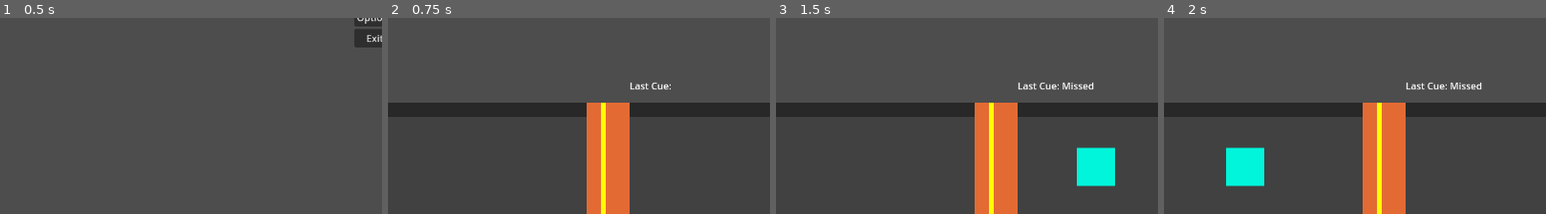
Above: before the commit, frames 1-4 (left to right).
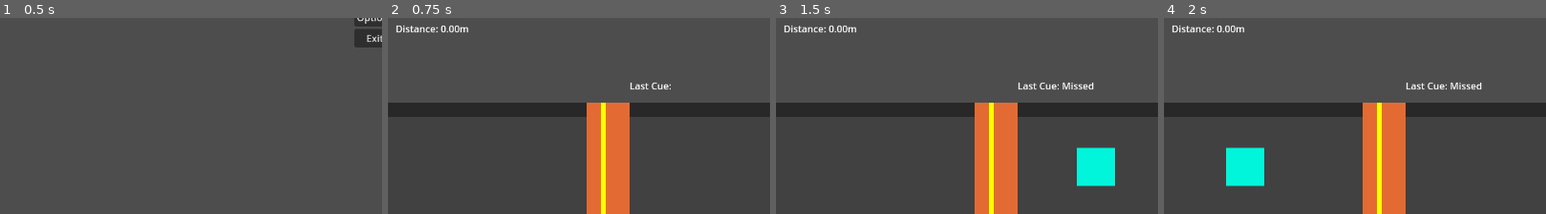
Above: after the commit, the same moments.

Repository: alexgaaranes/GameJam-2024-Entry
Game: Godot game, scene res://scenes/menu.tscn
Same seed, same stepped clock (60 frames per second), same inputs: the game is played once before the commit and once after it.
Inputs:
- Up to frame 1 (0.5 s): no input
- Up to frame 2 (0.75 s): click "Start" at 0.5 s
- Up to frame 3 (1.5 s): tap Space (pedal) at 1.35 s
- Up to frame 4 (2 s): no input
The pictures show only the part of the screen within x 1-51%, y 46-96%; the shares and areas given below are measured in that part.

Frame 1 is identical in both runs. In frame 2, 0.4% of the frame differs, in the area x 2-21%, y 3-8%; in frame 3, 0.4%; in frame 4, 0.4%.

Commit message:
added distance and slow down

Diff:
--- a/scenes/game_manager.tscn
+++ b/scenes/game_manager.tscn
@@ -1,9 +1,10 @@
-[gd_scene load_steps=5 format=3 uid="uid://b8ubotbc18a7t"]
+[gd_scene load_steps=6 format=3 uid="uid://b8ubotbc18a7t"]
 
 [ext_resource type="Script" path="res://scripts/game_manager.gd" id="1_k6gio"]
 [ext_resource type="Script" path="res://scripts/input_manager.gd" id="2_kxd6n"]
 [ext_resource type="Script" path="res://scripts/cue_spawn_manager.gd" id="3_mgrha"]
 [ext_resource type="Script" path="res://scripts/score_manager.gd" id="4_2puip"]
+[ext_resource type="Script" path="res://scripts/distance_manager.gd" id="5_ub1gr"]
 
 [node name="GameManager" type="Node"]
 script = ExtResource("1_k6gio")
@@ -12,7 +13,6 @@
 script = ExtResource("2_kxd6n")
 
 [node name="PenaltyTimer" type="Timer" parent="InputManager"]
-wait_time = 0.8
 
 [node name="CueSpawnManager" type="Node" parent="."]
 script = ExtResource("3_mgrha")
@@ -22,5 +22,11 @@
 [node name="ScoreManager" type="Node" parent="."]
 script = ExtResource("4_2puip")
 
+[node name="DistanceManager" type="Node" parent="."]
+script = ExtResource("5_ub1gr")
+
+[node name="SlowdownTimer" type="Timer" parent="DistanceManager"]
+
 [connection signal="timeout" from="InputManager/PenaltyTimer" to="InputManager" method="_on_penalty_timer_timeout"]
 [connection signal="timeout" from="CueSpawnManager/CueSpawnTimer" to="CueSpawnManager" method="_on_cue_spawn_timer_timeout"]
+[connection signal="timeout" from="DistanceManager/SlowdownTimer" to="DistanceManager" method="_on_slowdown_timer_timeout"]
--- a/scenes/placeholder_lvl.tscn
+++ b/scenes/placeholder_lvl.tscn
@@ -44,3 +44,10 @@
 offset_right = 64.0
 offset_bottom = 351.0
 text = "HP:"
+
+[node name="Distance" type="Label" parent="."]
+offset_left = 24.0
+offset_top = 368.0
+offset_right = 100.0
+offset_bottom = 391.0
+text = "Distance: "
--- /dev/null
+++ b/scripts/distance_manager.gd
@@ -0,0 +1,49 @@
+extends Node
+
+var distance: float
+var maxCombo: int
+var isSlowing: bool = false
+
+# Labels
+var distLabel: Label
+
+# Object references
+var parent: Node
+var root: Node
+var scoreManager: Node
+var timer: Timer
+
+# Called when the node enters the scene tree for the first time.
+func _ready():
+	parent = get_parent()
+	root = parent.get_parent()
+	distLabel = root.get_node("Distance")
+	scoreManager = parent.get_node("ScoreManager")
+	timer = $SlowdownTimer
+	distance = 0
+
+
+# Called every frame. 'delta' is the elapsed time since the previous frame.
+func _process(delta):
+	updateDistance(delta)
+	updateDistanceLabel()
+
+
+func updateDistanceLabel():
+	distLabel.text = "Distance: %.2fm" % [distance]
+
+func updateDistance(delta):
+	if isSlowing:
+		distance += timer.time_left*maxCombo*delta
+		return
+	if scoreManager.getCombo() == 0 and not isSlowing:
+		timer.start()
+		isSlowing = true
+	else:
+		maxCombo = scoreManager.getCombo()
+		distance += maxCombo*delta
+
+
+func _on_slowdown_timer_timeout():
+	isSlowing = false
+	maxCombo = 0
--- a/scripts/input_manager.gd
+++ b/scripts/input_manager.gd
@@ -37,7 +37,6 @@
 		else:
 			updateLabel("Missed")
 			await scoreManager.addMissed(1)
-			scoreManager.resetCombo()
 			isPenalized = true
 			timer.start()
 
--- a/scripts/score_manager.gd
+++ b/scripts/score_manager.gd
@@ -50,6 +50,7 @@
 
 func addMissed(amount: int):
 	missedAmt += amount
+	resetCombo()
 	parent.updateHP(-3)
 
 # temp funcs
@@ -61,3 +62,6 @@
 
 func updateMissedLabel():
 	missedLabel.text = "Missed: %d" % [missedAmt]
+
+func getCombo():
+	return comboAmt
